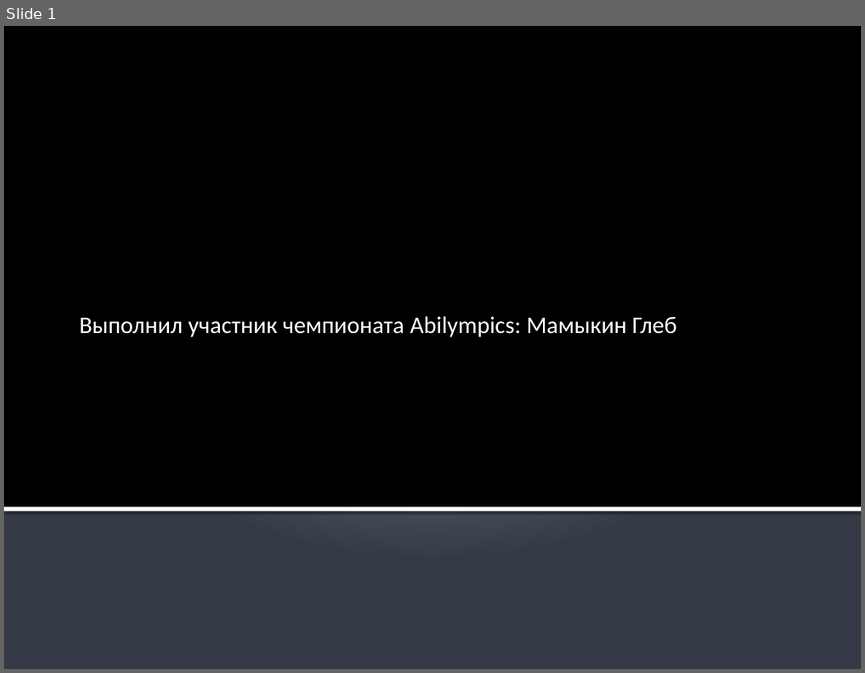
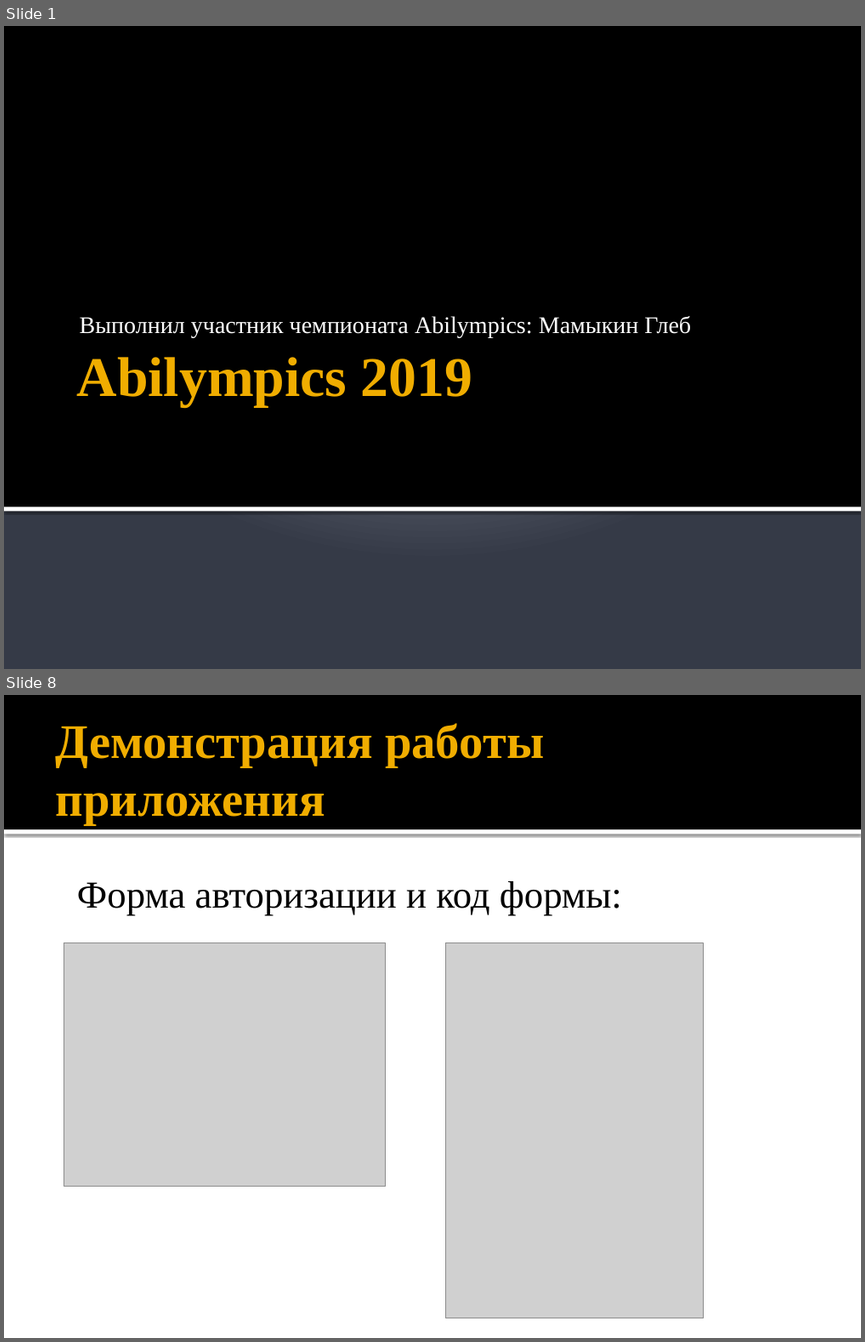
Before and after one commit to Krak12/Abilympics2, a slide deck: Abilympics2.pptx. Shown one above the other, each under a label of ours: slide 1 before the commit, slides 1 and 8 after it; the slides between them are not shown. The pictures are 865x673 and 865x1342 pixels, drawn with LibreOffice and Linux fonts; fonts in the diff are those of the drawing; grey boxes stand for pictures. Boxes give left, top, right and bottom in pixels: in the first picture for what was removed or moved away, otherwise in the second. Text is boxed around its words. In the diff, an @@ line names an element or a change of style, - is before the commit and + after.

```diff
--- a/Abilympics2.pptx
+++ b/Abilympics2.pptx
@@ slide 8 added at box(4, 695, 861, 1338), background #FFFFFF @@
@@ rectangle added at box(4, 695, 861, 829), fill #000000 @@
@@ title added at box(55, 723, 544, 825), 40.5 pt, text #F0AD00, bold @@
+Демонстрация работы приложения
@@ rectangle added at box(4, 829, 861, 834), fill #FFFFFF @@
@@ text added at box(77, 881, 622, 916), 32 pt, text #000000 @@
+Форма авторизации и код формы:
@@ picture added at box(64, 942, 386, 1186) @@
@@ picture added at box(446, 942, 704, 1318) @@
@@ slide 1 changed as well @@
@@ subtitle "Выполнил участник чемпионата Abilympics: Мамыкин ..." at box(80, 316, 691, 337): font Calibri to Times New Roman @@
@@ title added at box(77, 357, 473, 407), 47 pt, text #F0AD00, bold @@
+Abilympics 2019
```
Also in this commit, not shown: 15 other slides added, 16 slides removed, 2 other files.
